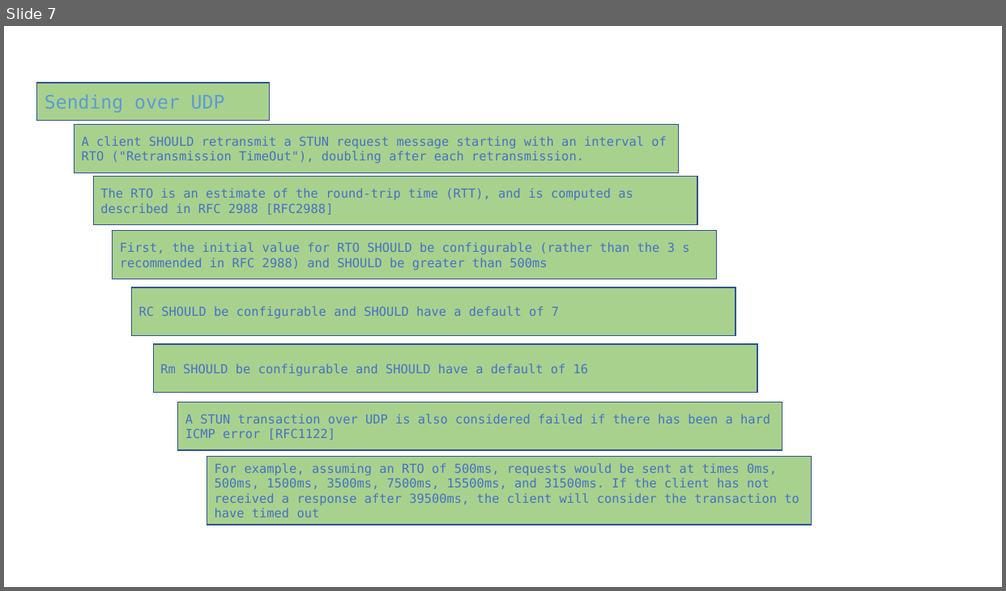
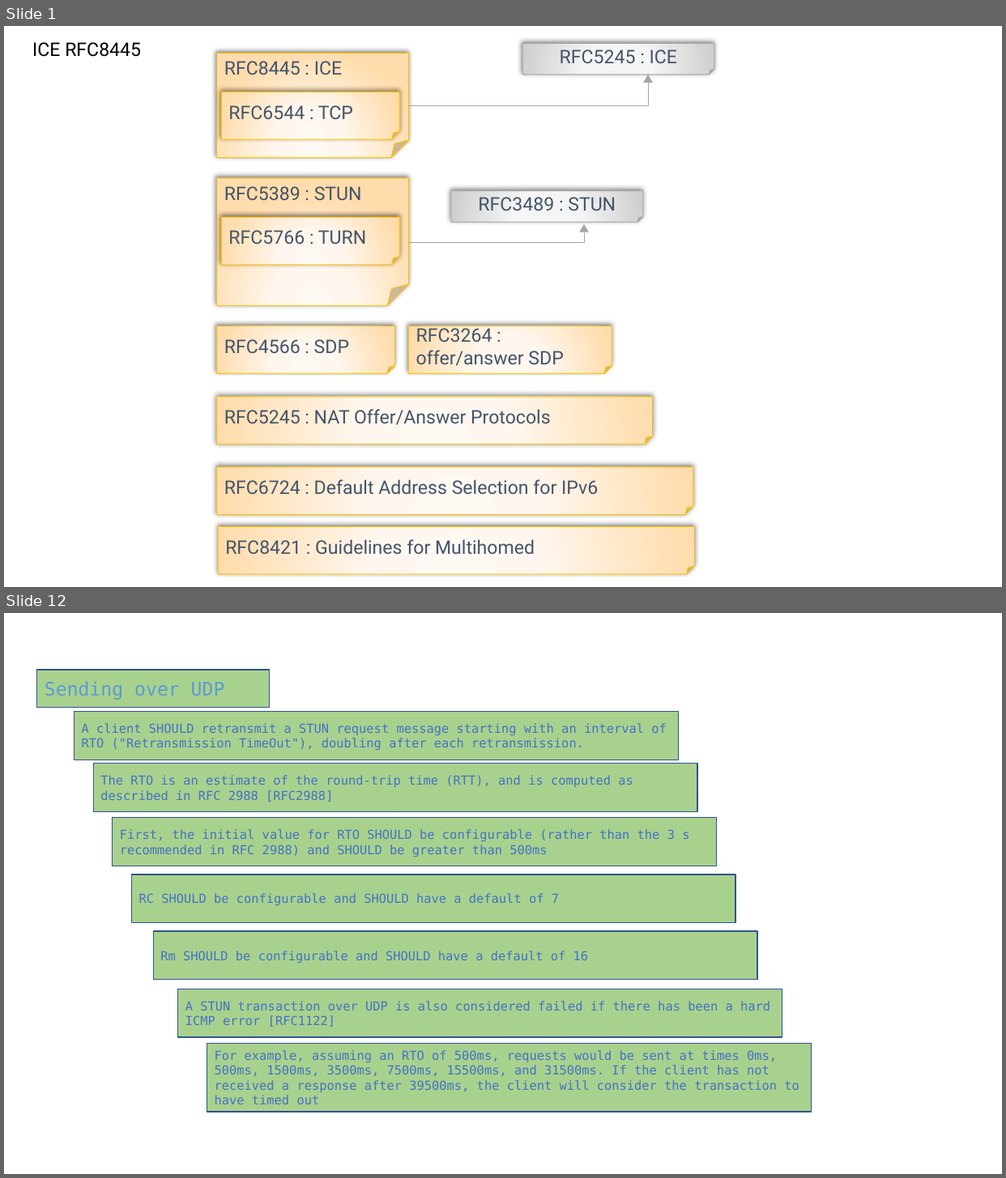
Before and after one commit to httpmail/ice, a slide deck: docs.pptx. Shown one above the other, each under a label of ours: slide 7 before the commit, slides 1 and 12 after it; the slides between them are not shown. The pictures are 1006x591 and 1006x1178 pixels, drawn with LibreOffice and Linux fonts; fonts in the diff are those of the drawing. Boxes give left, top, right and bottom in pixels: in the first picture for what was removed or moved away, otherwise in the second. Text is boxed around its words. In the diff, an @@ line names an element or a change of style, - is before the commit and + after.

```diff
--- a/docs.pptx
+++ b/docs.pptx
@@ slide 1 added at (4,26,1002,587), background #FFFFFF @@
@@ text added at (32,42,141,57), 18 pt, text #000000 @@
+ICE RFC8445
@@ folded corner added at (522,43,714,75), fill gradient #F8F8F8 to #F5F5F5 to #CFCFCF, outline #A5A5A5 0.75 pt, 18 pt, text #44546A @@
+RFC5245 : ICE
@@ folded corner added at (216,53,408,158), fill gradient #FFFAF4 to #FFF8EF to #FFDCAB, outline #FFC000 0.75 pt, 18 pt, text #44546A @@
+RFC8445 : ICE
@@ folded corner added at (222,92,400,139), fill gradient #FFFAF4 to #FFF8EF to #FFDCAB, outline #FFC000 0.75 pt, 18 pt, text #44546A @@
+RFC6544 : TCP
@@ elbow line added from (409, 106) to (648, 83), #A5A5A5 0.75 pt @@
@@ triangle added at (643,75,652,83), fill #A5A5A5 @@
@@ folded corner added at (216,178,408,306), fill gradient #FFFAF4 to #FFF8EF to #FFDCAB, outline #FFC000 0.75 pt, 18 pt, text #44546A @@
+RFC5389 : STUN
@@ folded corner added at (451,190,642,222), fill gradient #F8F8F8 to #F5F5F5 to #CFCFCF, outline #A5A5A5 0.75 pt, 18 pt, text #44546A @@
+RFC3489 : STUN
@@ folded corner added at (222,218,400,266), fill gradient #FFFAF4 to #FFF8EF to #FFDCAB, outline #FFC000 0.75 pt, 18 pt, text #44546A @@
+RFC5766 : TURN
@@ elbow line added from (409, 243) to (584, 233), #A5A5A5 0.75 pt @@
@@ triangle added at (580,224,589,233), fill #A5A5A5 @@
@@ folded corner added at (216,327,394,374), fill gradient #FFFAF4 to #FFF8EF to #FFDCAB, outline #FFC000 0.75 pt, 18 pt, text #44546A @@
+RFC4566 : SDP
@@ folded corner added at (409,327,612,374), fill gradient #FFFAF4 to #FFF8EF to #FFDCAB, outline #FFC000 0.75 pt, 18 pt, text #44546A @@
+RFC3264 : offer/answer SDP
@@ folded corner added at (216,396,652,445), fill gradient #FFFAF4 to #FFF8EF to #FFDCAB, outline #FFC000 0.75 pt, 18 pt, text #44546A @@
+RFC5245 : NAT Offer/Answer Protocols
@@ folded corner added at (216,467,692,515), fill gradient #FFFAF4 to #FFF8EF to #FFDCAB, outline #FFC000 0.75 pt, 18 pt, text #44546A @@
+RFC6724 : Default Address Selection for IPv6
@@ folded corner added at (218,527,694,574), fill gradient #FFFAF4 to #FFF8EF to #FFDCAB, outline #FFC000 0.75 pt, 18 pt, text #44546A @@
+RFC8421 : Guidelines for Multihomed
@@ what was slide 7 is now slide 12 @@
```
Also in this commit, not shown: 12 slides changed, 7 other slides added, 5 slides removed, 17 other files.
